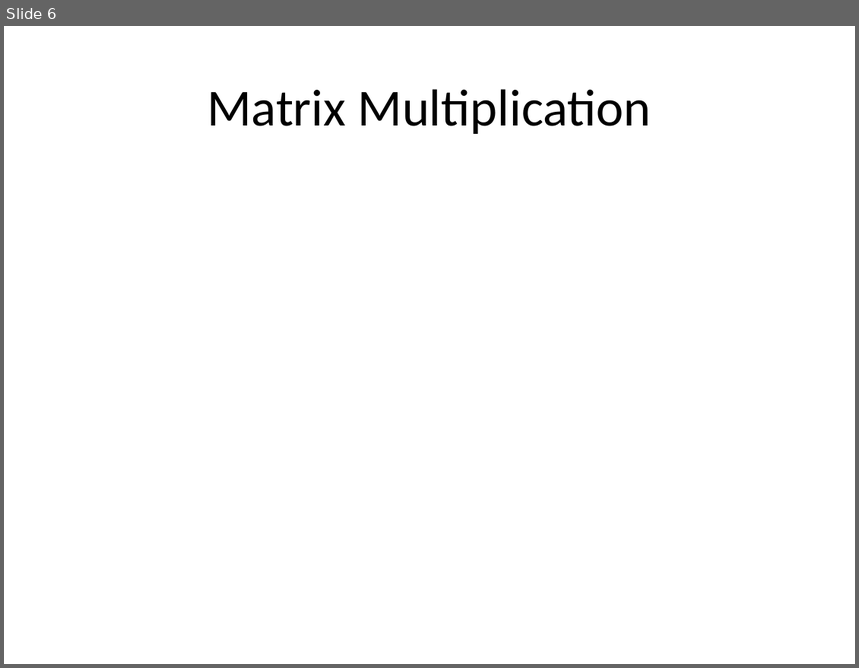
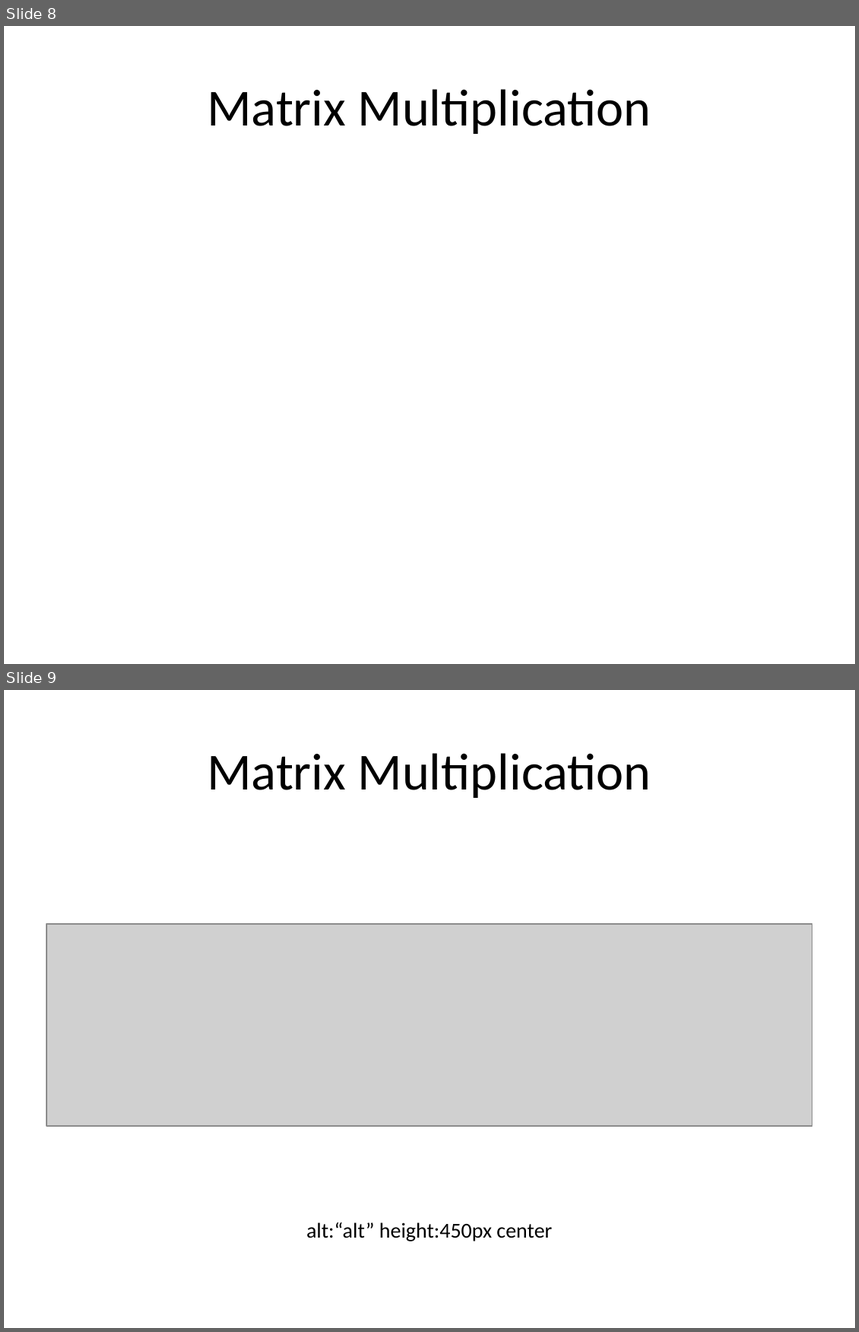
Before and after one commit to ucoruh/ce100-algorithms-and-programming-II, a slide deck: docs/week-3/ce100-week-3-matrix.md_word.pptx. Shown one above the other, each under a label of ours: slide 6 before the commit, slides 8 and 9 after it. The pictures are 859x668 and 859x1332 pixels, drawn with LibreOffice and Linux fonts; fonts in the diff are those of the drawing; grey boxes stand for pictures. Boxes give left, top, right and bottom in pixels: in the first picture for what was removed or moved away, otherwise in the second. Text is boxed around its words. In the diff, an @@ line names an element or a change of style, - is before the commit and + after.

Commit message:
week-3 matrix mult completed

```diff
--- a/docs/week-3/ce100-week-3-matrix.md_word.pptx
+++ b/docs/week-3/ce100-week-3-matrix.md_word.pptx
@@ slide 9 added at (4, 690, 855, 1328), background #FFFFFF @@
@@ title added at (207, 753, 652, 798), 44 pt, text #000000 @@
+Matrix Multiplication
@@ picture added at (47, 924, 813, 1127) @@
@@ text added at (306, 1223, 552, 1242), 18 pt, text #000000 @@
+alt:“alt” height:450px center
@@ what was slide 6 is now slide 8 @@
```
Also in this commit, not shown: 2 slides changed, 25 other slides added, 1 slide removed, 18 other files.
